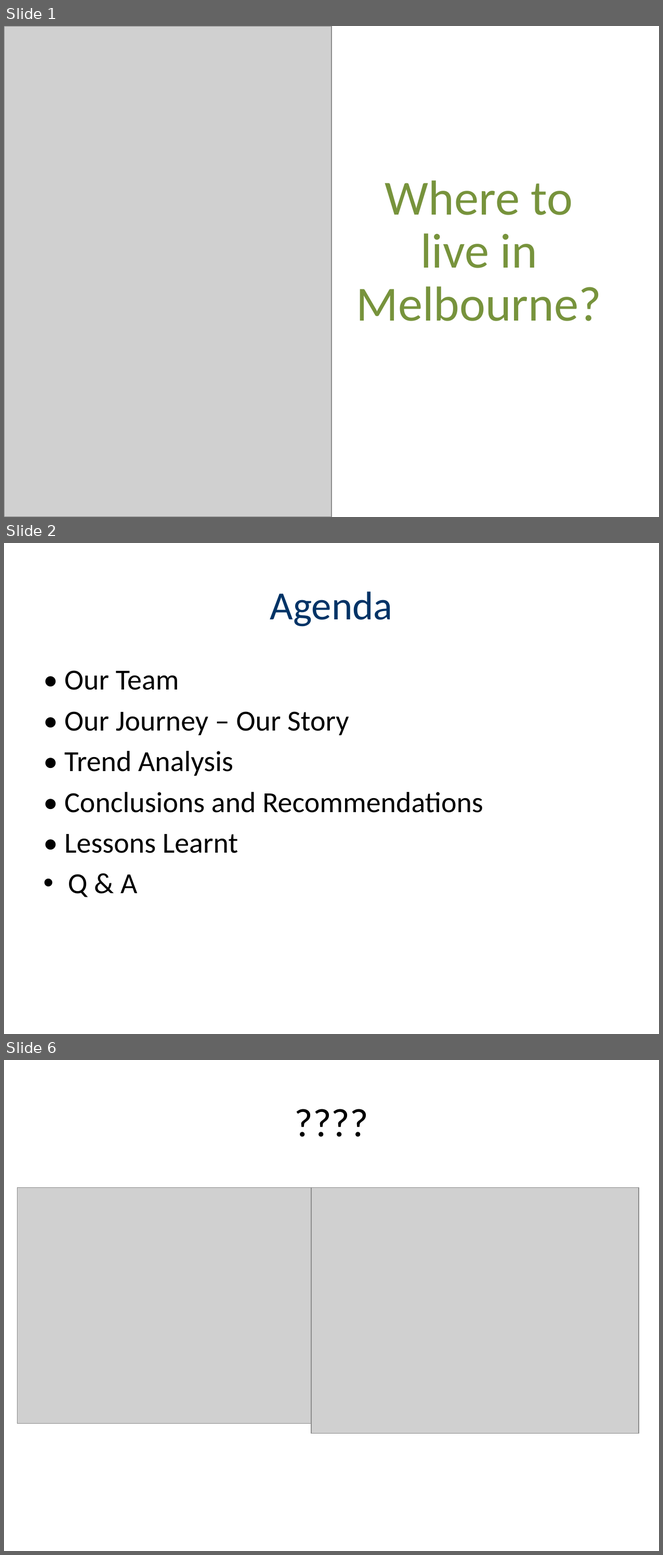
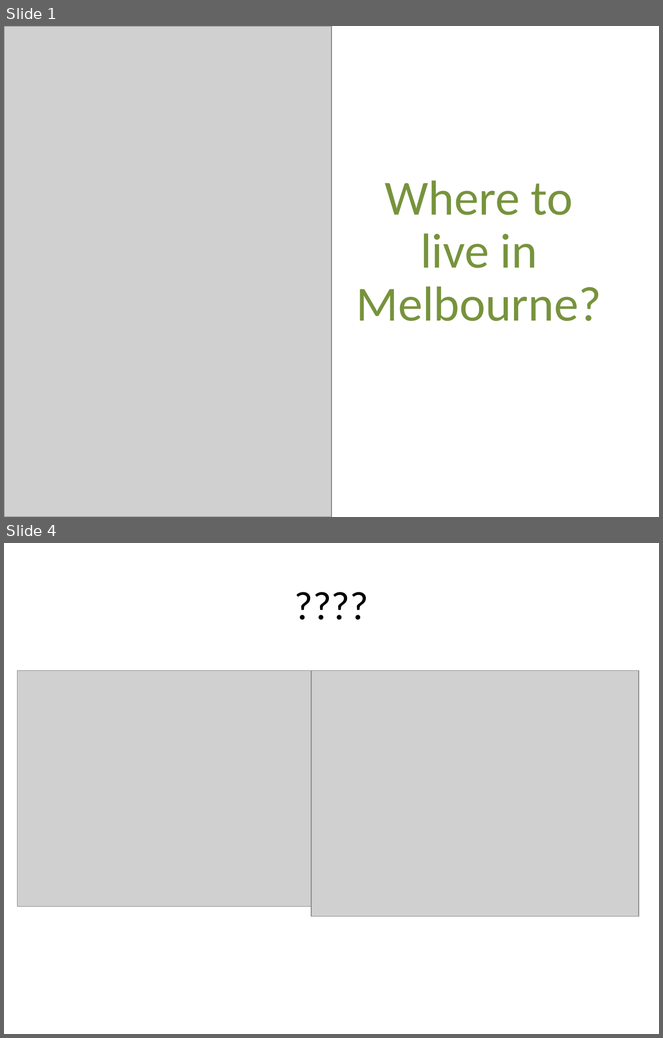
Before and after one commit to au-jr/Group-Project-1, a slide deck: PPT_WIP.pptx. Shown one above the other, each under a label of ours: slides 1, 2 and 6 before the commit, slides 1 and 4 after it; the slides between them are not shown. The pictures are 663x1555 and 663x1038 pixels, drawn with LibreOffice and Linux fonts; fonts in the diff are those of the drawing; grey boxes stand for pictures. Boxes give left, top, right and bottom in pixels: in the first picture for what was removed or moved away, otherwise in the second. Text is boxed around its words. In the diff, an @@ line names an element or a change of style, - is before the commit and + after.

```diff
--- a/PPT_WIP.pptx
+++ b/PPT_WIP.pptx
@@ slide 2 removed at box(4, 543, 659, 1034), background #FFFFFF @@
@@ title removed at box(270, 591, 393, 627) @@
-Agenda
@@ text removed at box(64, 670, 483, 898) @@
-• Our Team
-• Our Journey – Our Story
-• Trend Analysis
-• Conclusions and Recommendations
-• Lessons Learnt
-• Q & A
@@ what was slide 6 is now slide 4 @@
```
Also in this commit, not shown: 5 slides changed, 1 slide added, 2 other slides removed.
